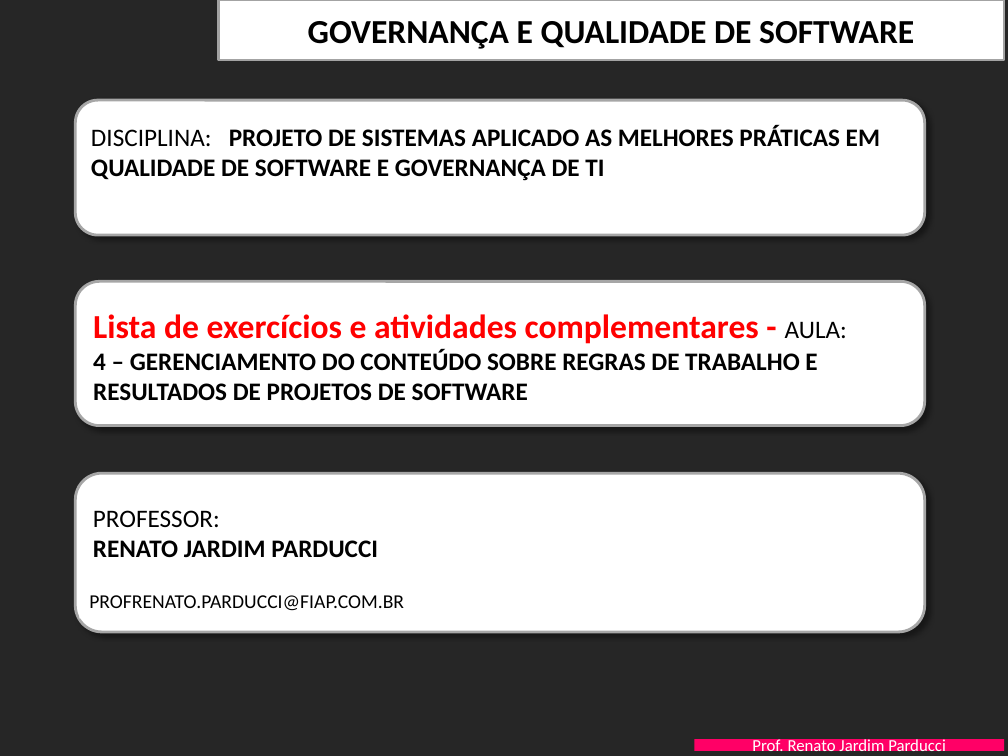
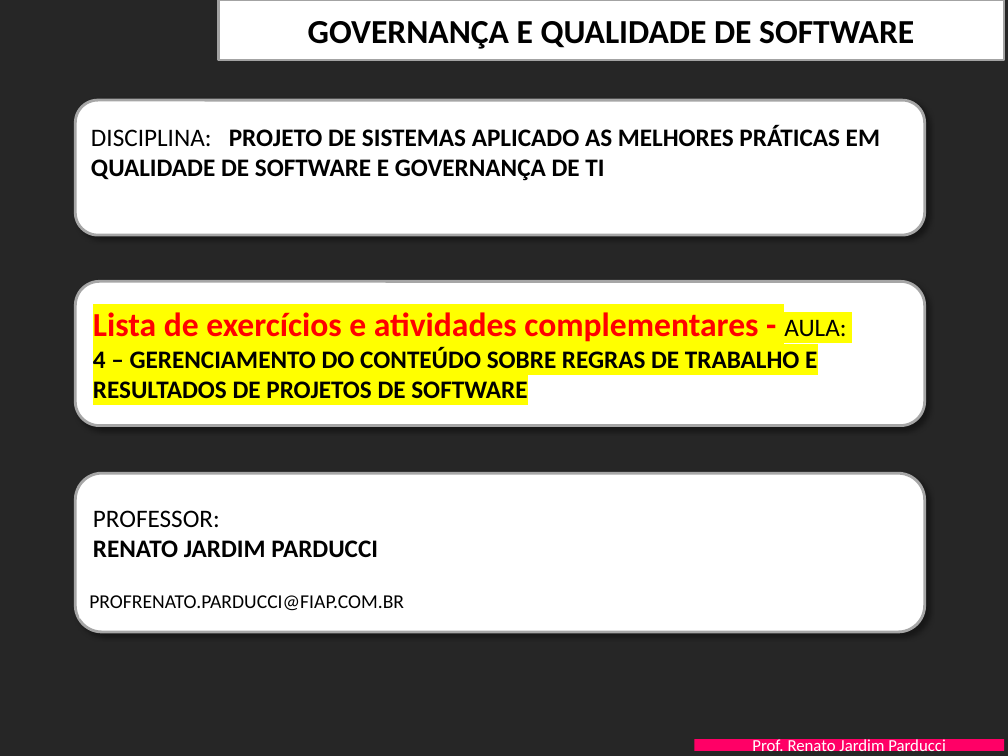
Before and after one commit to kenzotanaka17/3SIS-ProjetoExemploGIT, a slide deck: slide 1 of PastaDocsProjeto/FIAP-QualidProjSW-Aula-4-AdministracaoConteudo- EXERCICIOS.pptx. Drawn at 1008x756 pixels with LibreOffice and Linux fonts; fonts in the diff are those of the drawing; background and template pictures are left out. Boxes give left, top, right and bottom in pixels: in the first picture for what was removed or moved away, otherwise in the second. Text is boxed around its words. In the diff, an @@ line names an element or a change of style, - is before the commit and + after.

Commit message:
Alteração de cor do arquivo de exercícios

```diff
--- a/PastaDocsProjeto/FIAP-QualidProjSW-Aula-4-AdministracaoConteudo- EXERCICIOS.pptx
+++ b/PastaDocsProjeto/FIAP-QualidProjSW-Aula-4-AdministracaoConteudo- EXERCICIOS.pptx
@@ text "Lista de exercícios e atividades ..." at bbox=[93, 312, 846, 399]: highlight none to #FFFF00 @@
```
